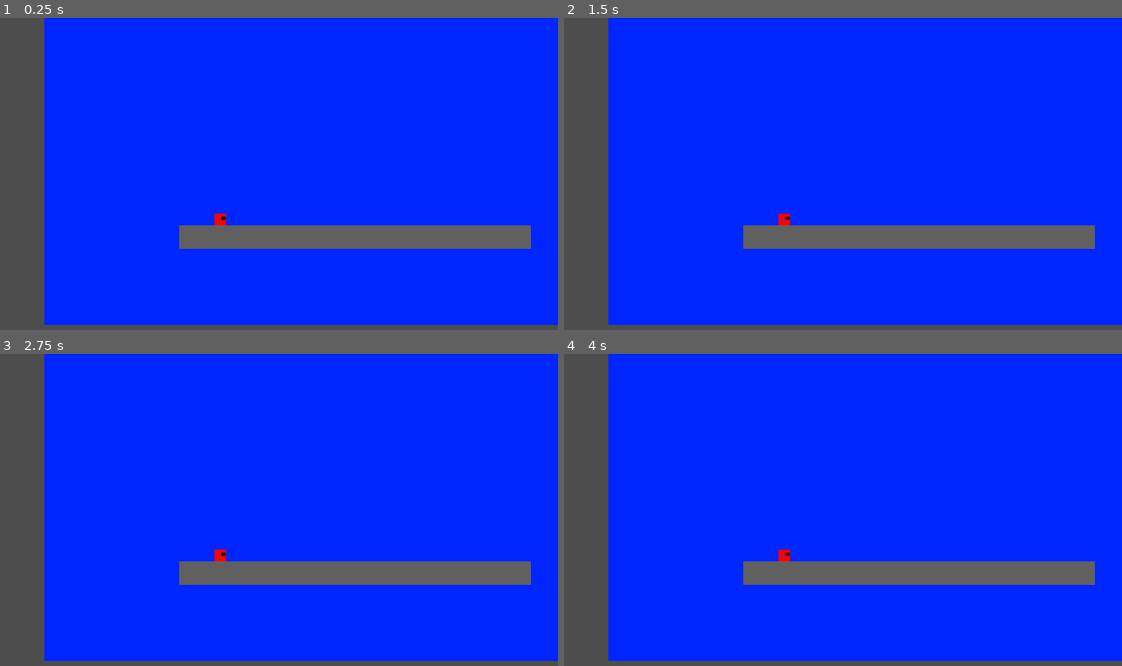
Above: before the commit, frames 1-4 (two rows, left to right).
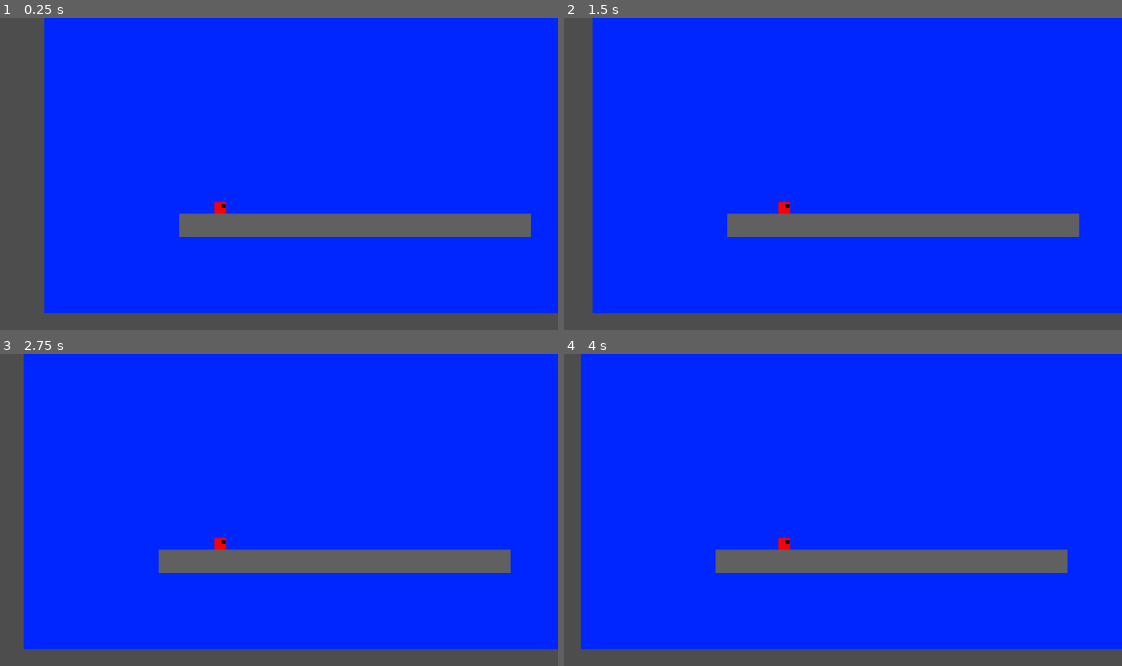
Above: after the commit, the same moments.

Repository: aduImperfect/SquarePlatformer
Game: Godot game, scene res://TSCN/main.tscn
The game is run twice, just before and just after one commit, with the same random seed, the same clock (stepped at 60 frames per second) and the same inputs.
Inputs:
- Up to frame 1 (0.25 s): no input
- Up to frame 2 (1.5 s): tap Enter at 0.5 s; hold Right 0.53-1.28 s; hold Left from 1.28 s (still down)
- Up to frame 3 (2.75 s): release Left at 2.03 s; hold Right from 2.03 s (still down)
- Up to frame 4 (4 s): release Right at 2.78 s; hold Up 2.78-3.53 s; hold Left from 3.53 s (still down)

The runs differ from the first frame. In frame 1, 8.5% of the frame differs, in the area x 7-100%, y 58-99%; in frame 2, 12%; in frame 3, 12%; in frame 4, 14%, in the area x 3-100%, y 0-99%.

Commit message:
Camera follow with player left and right movement.

Diff:
--- a/square-platformer/TSCN/player.tscn
+++ b/square-platformer/TSCN/player.tscn
@@ -10,16 +10,17 @@
 
 [node name="Player" type="Node2D" unique_id=385360104]
 
-[node name="PlayerCam" type="Camera2D" parent="." unique_id=882110774]
-
 [node name="PlayerRB2D" type="RigidBody2D" parent="." unique_id=1738796308]
 physics_material_override = SubResource("PhysicsMaterial_mc0db")
 lock_rotation = true
 script = ExtResource("2_ljt5j")
 
+[node name="PlayerCam" type="Camera2D" parent="PlayerRB2D" unique_id=882110774]
+
 [node name="PlayerCS2D" type="CollisionShape2D" parent="PlayerRB2D" unique_id=1836028655]
+scale = Vector2(1.05, 1.05)
 shape = SubResource("RectangleShape2D_mc0db")
-debug_color = Color(0, 0.047058824, 0.9647059, 0.5254902)
+debug_color = Color(0.96862745, 0.98039216, 0.9647059, 0.5254902)
 
 [node name="Player" type="Sprite2D" parent="PlayerRB2D" unique_id=1804753450]
 scale = Vector2(0.025, 0.025)
--- a/square-platformer/TSCN/player_input_mgr.gd
+++ b/square-platformer/TSCN/player_input_mgr.gd
@@ -4,28 +4,47 @@
 @export var up_vector : Vector2 = -global_transform.y
 
 @export var up_speed : float = 0.0
+@export var horiz_speed : float = 0.0
+
+@export var no_input : bool = false
 
 # Called when the node enters the scene tree for the first time.
 func _ready() -> void:
 	up_speed = 20.0
-
+	horiz_speed = 0.0
 
 # Called every frame. 'delta' is the elapsed time since the previous frame.
 func _process(_delta: float) -> void:
-	pass
+	if no_input == true:
+		if horiz_speed < -0.1:
+			horiz_speed += _delta * 20.0
+		elif  horiz_speed > 0.1:
+			horiz_speed -= _delta * 20.0
+		else:
+			horiz_speed = 0.0
+	#print(horiz_speed)
+
+func _physics_process(_delta: float) -> void:
+	position.x += _delta * horiz_speed
 
 func _input(_event: InputEvent) -> void:
 	if _event is InputEventKey and _event.keycode == KEY_LEFT:
 		if _event.is_pressed():
-			print("LEFT KEY PRESSED")
-			apply_impulse(-forward_vector)
+			#print("LEFT KEY PRESSED")
+			horiz_speed = -50.0
+			no_input = false
+		else:
+			no_input = true
 
 	if _event is InputEventKey and _event.keycode == KEY_RIGHT:
 		if _event.is_pressed():
-			print("RIGHT KEY PRESSED")
-			apply_impulse(forward_vector)
+			#print("RIGHT KEY PRESSED")
+			horiz_speed = 50.0
+			no_input = false
+		else:
+			no_input = true
 
-	if _event is InputEventKey and _event.keycode == KEY_UP:
-		if _event.is_pressed():
-			print("UP KEY PRESSED")
-			apply_impulse(up_vector * up_speed)
+	#if _event is InputEventKey and _event.keycode == KEY_UP:
+		#if _event.is_pressed():
+			#print("UP KEY PRESSED")
+			#apply_force(up_vector * up_speed)
